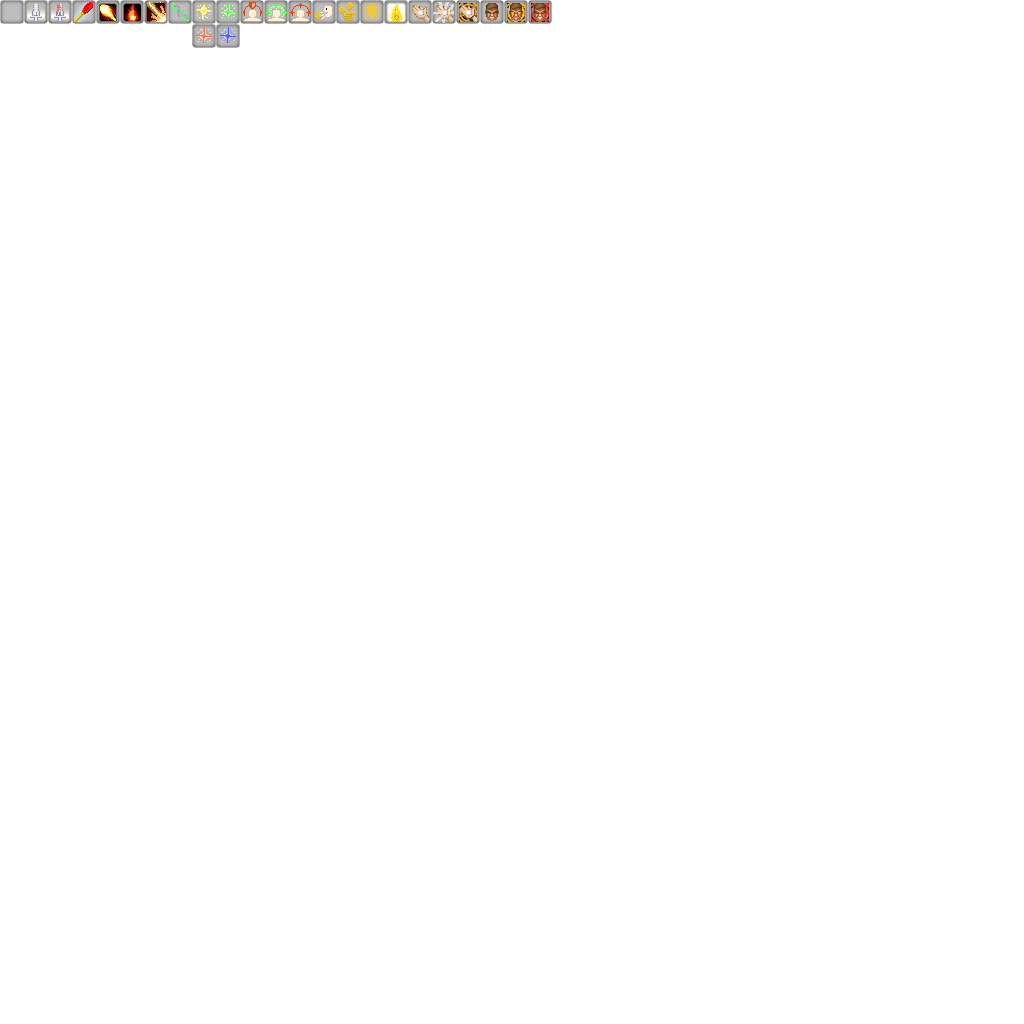
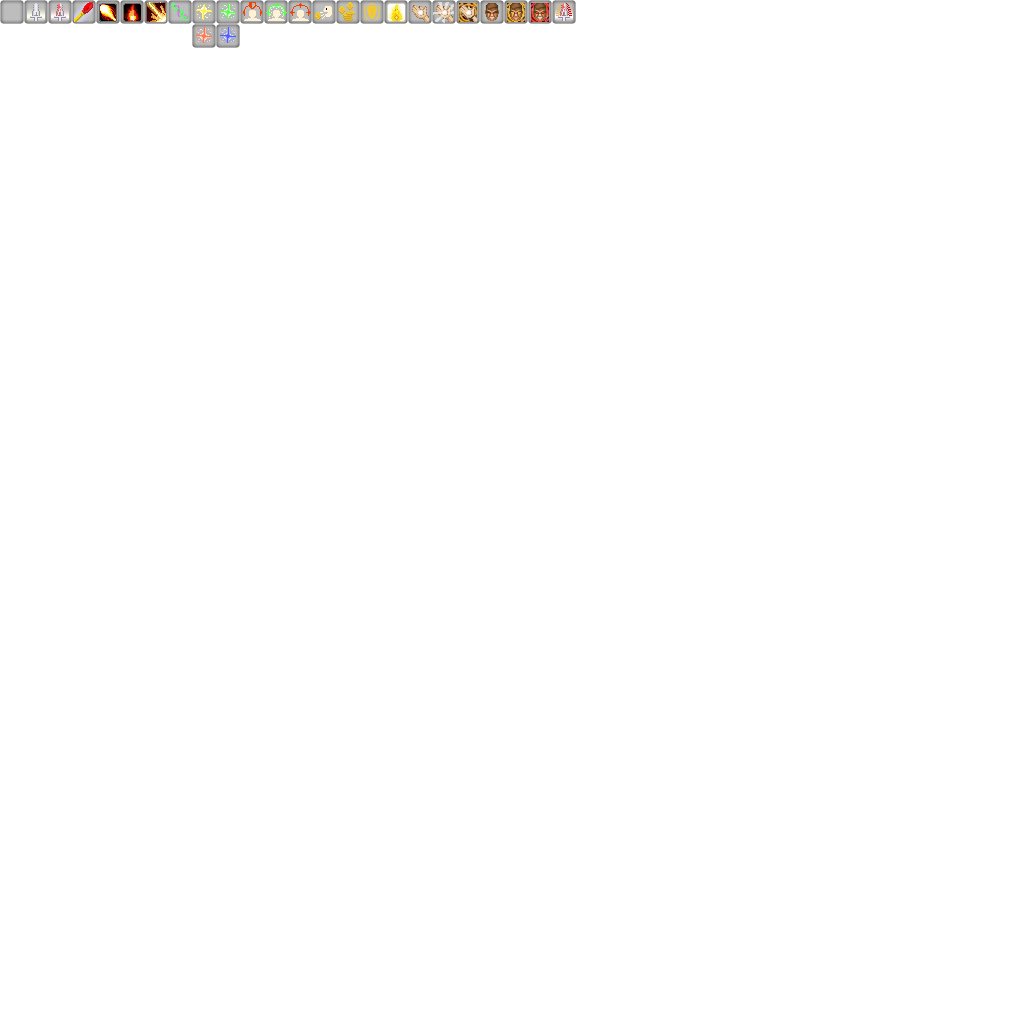
Layered file, before and after one edit (1024 × 1024). Changes by layer:
added group "retribution" with 3 layers above "masocism" over [left=552, top=0, right=576, bottom=24]
added layer "Layer 1 copy 6" in group "retribution" over [left=556, top=3, right=572, bottom=21]
added layer "Layer 2 copy 2" in group "retribution" over [left=555, top=8, right=573, bottom=21]
added layer "Shape 1 copy 25" in group "retribution" over [left=552, top=0, right=576, bottom=24]
